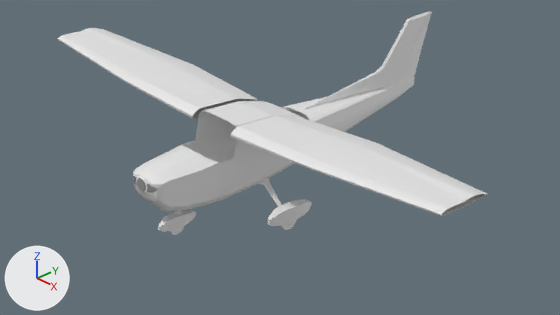
One commit to the Blender file hangar.blend: the scene before it, then after it.
Rendered twice from the file's camera 'Camera'. The axes (+X, +Y, +Z) are drawn at lower left. The lights are the same throughout.

The older version as bpy lines, for what is in view:
```python
me_circle_003 = bpy.data.meshes.new('Circle.003')
me_circle_003.from_pydata(...)  # 32 vertices, 30 faces; spans x -0.214..-0.144, y -0.725..-0.43, z -0.168..-0.075
me_vert_001 = bpy.data.meshes.new('Vert.001')
me_vert_001.from_pydata(...)  # 36 vertices, 24 faces; spans x 0.18..1.78, y -0.68..-0.1, z 0.6..0.74
me_vert_002 = bpy.data.meshes.new('Vert.002')
me_vert_002.from_pydata(...)  # 226 vertices, 187 faces; spans x 0.0..0.19, y -1.23..1.42, z 0.18..0.9
ob_circle_003 = bpy.data.objects.new('Circle.003', me_circle_003)
ob_circle_003.location = (0.164, -0.39, 0.237)
ob_circle_003.rotation_euler = (0.0, -0.105, 0.0)  # degrees (0, -6, 0)
ob_vert_001 = bpy.data.objects.new('Vert.001', me_vert_001)
ob_vert_001.location = (0.0, 0.0, 0.0)
_m = ob_vert_001.modifiers.new('Mirror', 'MIRROR')
ob_vert_002 = bpy.data.objects.new('Vert.002', me_vert_002)
ob_vert_002.location = (0.0, 0.0, 0.0)
_m = ob_vert_002.modifiers.new('Mirror', 'MIRROR')
# also in view: 'Circle' at (0.01, -0.4, 0.15)
```
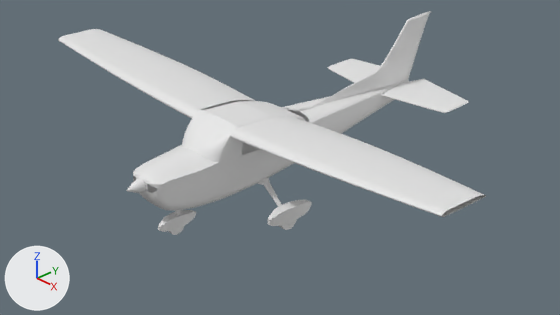
Location of each change, [x1, y1, x2, y2] in pixels of the pictures (560 x 315 px):
'Vert.001', moved, modifiers changed
    before: [58, 28, 488, 216]
    after: [58, 29, 486, 217]
'Vert.002', reshaped, modifiers changed
    before: [133, 11, 432, 211]
    after: [133, 11, 431, 211]
'Vert.003', added
    after: [328, 59, 469, 113]
'Vert.005', added
    after: [182, 110, 237, 163]
'Circle.005', added
    after: [126, 178, 146, 193]
part 1 of me_vert_002, built on
    before: [182, 101, 303, 199]
    after: [203, 101, 322, 199]
'Vert.004', unchanged, uncovered by the edit
    after: [231, 137, 271, 192]

What changed in the scene script:
```text
Change me_vert_002:
    used by ob_vert_002; location = (0.0, 0.0, 0.0)
    remove me_vert_002.from_pydata(...)  # 226 vertices, 187 faces; spans x 0.0..0.19, y -1.23..1.42, z 0.18..0.9
    add me_vert_002.from_pydata(...)  # 279 vertices, 214 faces; spans x 0.0..0.19, y -1.23..1.42, z 0.18..0.9
    me_vert_002 part 1
    6 vertices are removed from x 0.18..0.19, y -0.49..-0.06, z 0.31..0.63
    40 faces are deleted
    6 vertices move from x 0.15..0.18, y -0.66..-0.11, z 0.25..0.68 to x 0.17..0.18, y -0.66..-0.11, z 0.25..0.68
    43 vertices are added at x 0.0..0.19, y -0.68..-0.05, z 0.19..0.68
    10 new vertices lie (0.0, 0.04, 0.0) away from vertices in x 0.0..0.19, y -0.72..-0.61, z 0.18..0.69
    6 new vertices lie (0.0, 0.12, -0.01) away from vertices in x 0.0..0.19, y -0.46..-0.45, z 0.61..0.67
    67 new faces join them
Add me_vert_005:
    me_vert_005.from_pydata(...)  # 41 vertices, 30 faces; spans x 0.0..0.187, y -0.832..-0.611, z 0.488..0.696
Add me_circle_006:
    me_circle_006.from_pydata(...)  # 128 vertices, 96 faces; spans x -1.0..1.0, y -1.0..1.0, z 0.0..2.34
Add me_vert_003:
    me_vert_003.from_pydata(...)  # 46 vertices, 45 faces; spans x 0.026..0.569, y 0.834..1.277, z 0.421..0.436
Change ob_vert_002:
    add _m = ob_vert_002.modifiers.new('Subdivision', 'SUBSURF')
    add _m.levels = 2
Change ob_vert_001:
    ob_vert_001.location: (0.0, 0.0, 0.0) -> (0.0, 0.0, -0.006)
    add _m = ob_vert_001.modifiers.new('Subdivision', 'SUBSURF')
    add _m.levels = 2
Add ob_vert_005:
    ob_vert_005 = bpy.data.objects.new('Vert.005', me_vert_005)
    ob_vert_005.location = (0.0, 0.0, -0.006)
    _m = ob_vert_005.modifiers.new('Mirror', 'MIRROR')
    _m = ob_vert_005.modifiers.new('Subdivision', 'SUBSURF')
    _m.levels = 2
Add ob_circle_005:
    ob_circle_005 = bpy.data.objects.new('Circle.005', me_circle_006)
    ob_circle_005.location = (0.0, -1.229, 0.436)
    ob_circle_005.rotation_euler = (1.571, 0.0, 0.0)  # degrees (90, 0, 0)
    ob_circle_005.scale = (0.0447, 0.0447, 0.0447)
Add ob_vert_003:
    ob_vert_003 = bpy.data.objects.new('Vert.003', me_vert_003)
    ob_vert_003.location = (0.0, 0.0, 0.0)
    _m = ob_vert_003.modifiers.new('Mirror', 'MIRROR')
```
